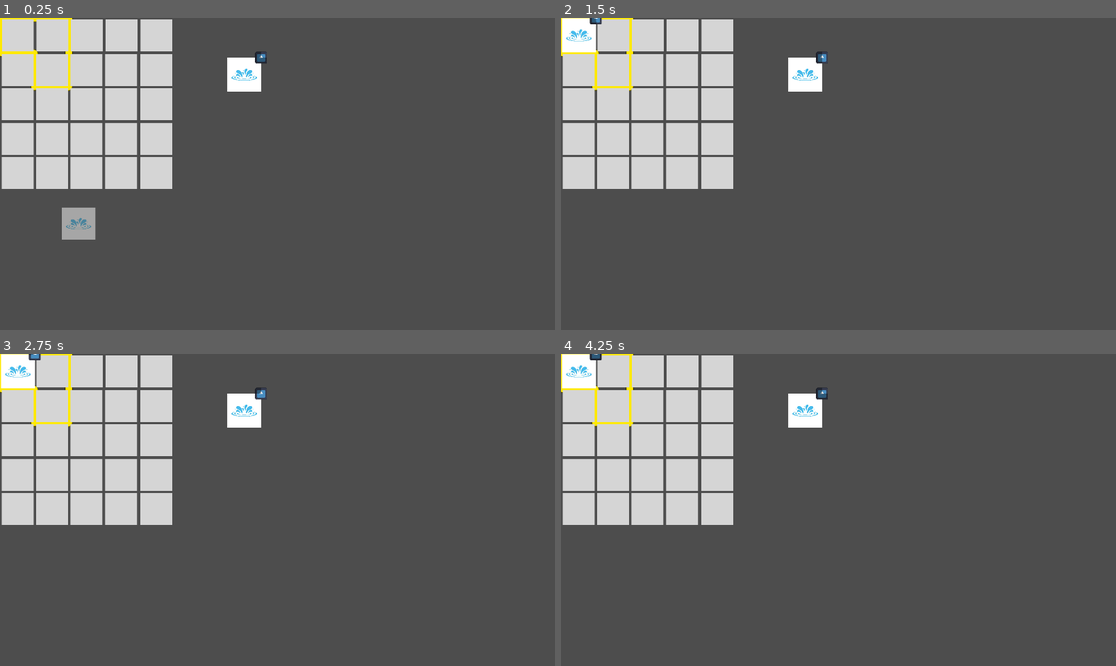
Above: before the commit, frames 1-4 (two rows, left to right).
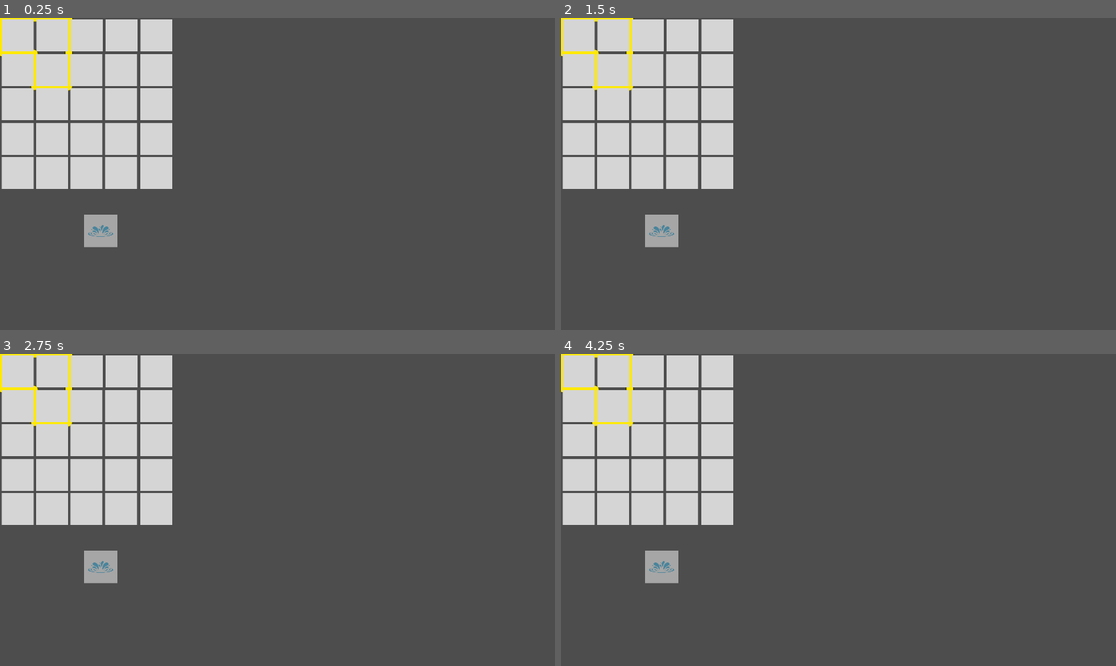
Above: after the commit, the same moments.

Repository: TenningYaya/The-King-is-died
Game: Godot game, scene res://Scene/Game.tscn
Two runs of this game, one before a commit and one after it. Both use one fixed random seed, a clock stepped at 60 frames per second and the inputs below. The engine's default icon, where the game draws it, is replaced by a stand-in: a white triangle on a blue panel in a dark square.
Inputs (mouse positions are in pixels of both pictures, inside the frame that each line leads up to):
- Up to frame 1 (0.25 s): no input
- Up to frame 2 (1.5 s): tap Enter at 0.5 s; drag from (638, 223) to (577, 36) at 0.52 s; drag from (727, 189) to (577, 36) at 1.27 s
- Up to frame 3 (2.75 s): tap Space at 2 s; move the mouse to (333, 441) at 2.02 s; hold Right mouse button (rotate_gaze) from 2.03 s (still down); click (333, 441) at 2.17 s; tap Shift at 2.3 s
- Up to frame 4 (4.25 s): release Right mouse button (rotate_gaze) at 2.75 s; drag from (810, 572) to (610, 372) at 2.77 s; tap Enter at 3.5 s; move the mouse to (1005, 556) at 3.52 s; hold Shift from 3.53 s (still down); click (1005, 556) at 3.67 s

The runs differ from the first frame. In frame 1, 1.7% of the frame differs, in the area x 11-49%, y 10-74%; in frame 2, 2.1%; in frame 3, 2.0%; in frame 4, 2.1%, in the area x 0-49%, y 0-74%.

Commit message:
Current Gaze version

Diff:
--- a/Scene/Game.tscn
+++ b/Scene/Game.tscn
@@ -1,14 +1,13 @@
 [gd_scene format=3 uid="uid://d3ylqyij3fkit"]
 
 [ext_resource type="PackedScene" uid="uid://jfqlwaedgf0u" path="res://Scene/Gaze.tscn" id="1_5kiuu"]
-[ext_resource type="Texture2D" uid="uid://b8veoqh66lpuw" path="res://temp.png" id="1_dbls1"]
 [ext_resource type="PackedScene" uid="uid://c4cb7fh3c203h" path="res://Scene/tile.tscn" id="2_mopgc"]
 [ext_resource type="PackedScene" uid="uid://cbxiq5h01n5uc" path="res://Scene/buildings/blueprint.tscn" id="5_3xgnh"]
-[ext_resource type="PackedScene" uid="uid://cs7473lfyhaex" path="res://Scene/buildings/producer/elixir_spring.tscn" id="5_ivtx6"]
+[ext_resource type="Script" uid="uid://bx385egptpnpx" path="res://scripts/level/level_resource_manager.gd" id="6_3xgnh"]
 
 [node name="Game" type="Node2D" unique_id=1503047627]
 
-[node name="Gaze" parent="." unique_id=511512720 instance=ExtResource("1_5kiuu")]
+[node name="Gaze" parent="." unique_id=511512720 groups=["gaze_controller"] instance=ExtResource("1_5kiuu")]
 position = Vector2(123, 79)
 
 [node name="CollisionSets" type="Node2D" parent="." unique_id=1721479888]
@@ -102,13 +101,9 @@
 [node name="Tile5" parent="CollisionSets/CollisionSetsHorizontal5" unique_id=180275249 groups=["slots"] instance=ExtResource("2_mopgc")]
 position = Vector2(541, 60)
 
-[node name="temp" type="Sprite2D" parent="." unique_id=1305795195]
-visible = false
-position = Vector2(300, 300)
-texture = ExtResource("1_dbls1")
-
-[node name="ElixirSpring" parent="." unique_id=270404273 instance=ExtResource("5_ivtx6")]
-position = Vector2(845, 196)
+[node name="LevelResourceManager" type="Node" parent="." unique_id=1377458719 groups=["level_manager"]]
+script = ExtResource("6_3xgnh")
+metadata/_custom_type_script = "uid://bx385egptpnpx"
 
 [node name="Blueprint" parent="." unique_id=1064392020 instance=ExtResource("5_3xgnh")]
-position = Vector2(272, 714)
+position = Vector2(348, 739)
--- a/Scene/buildings/producer/elixir_spring.tscn
+++ b/Scene/buildings/producer/elixir_spring.tscn
@@ -6,15 +6,13 @@
 [ext_resource type="Texture2D" uid="uid://1oh6ldhxsl27" path="res://icon.svg" id="3_4xp6y"]
 
 [sub_resource type="RectangleShape2D" id="RectangleShape2D_dvdb5"]
-size = Vector2(24, 20)
+size = Vector2(116, 117)
 
 [node name="ElixirSpring" type="Area2D" unique_id=270404273]
+collision_layer = 4
+collision_mask = 2
 script = ExtResource("1_x0iil")
 data = ExtResource("2_4xp6y")
-
-[node name="CollisionShape2D" type="CollisionShape2D" parent="." unique_id=262455899]
-position = Vector2(2, 0)
-shape = SubResource("RectangleShape2D_dvdb5")
 
 [node name="Sprite2D" type="Sprite2D" parent="." unique_id=163179081]
 scale = Vector2(0.12, 0.12)
@@ -37,3 +35,7 @@
 texture_under = ExtResource("3_4xp6y")
 texture_progress = ExtResource("3_4xp6y")
 tint_under = Color(0.63539076, 0.63539076, 0.6353907, 1)
+
+[node name="CollisionShape2D" type="CollisionShape2D" parent="." unique_id=262455899]
+position = Vector2(0, 0.5)
+shape = SubResource("RectangleShape2D_dvdb5")
--- a/Scene/tile.tscn
+++ b/Scene/tile.tscn
@@ -6,6 +6,7 @@
 [node name="Tile" type="Area2D" unique_id=837481126]
 collision_layer = 2
 collision_mask = 0
+input_pickable = false
 
 [node name="CollisionShape2D" type="CollisionShape2D" parent="." unique_id=663506127]
 shape = SubResource("RectangleShape2D_u3axt")
@@ -15,4 +16,5 @@
 offset_top = -55.0
 offset_right = 55.0
 offset_bottom = 55.0
+mouse_filter = 2
 color = Color(0.83632696, 0.83632696, 0.83632696, 1)
--- a/Scene/tiles.tscn
+++ b/Scene/tiles.tscn
@@ -61,6 +61,7 @@
 sources/0 = SubResource("TileSetAtlasSource_vx4y2")
 
 [node name="Tile" type="Node2D" unique_id=866672260]
+metadata/is_occupied = false
 
 [node name="TileMapLayer" type="TileMapLayer" parent="." unique_id=865548359]
 tile_map_data = PackedByteArray("AAAAAAAAAAAAAAAAAAABAAAAAAAAAAAAAAACAAAAAAAAAAAAAAADAAAAAAAAAAAAAAAEAAAAAAAAAAAAAAAEAA …(320 unchanged characters)…
--- /dev/null
+++ b/resources/herb_garden.tres
@@ -0,0 +1,13 @@
+[gd_resource type="Resource" script_class="BuildingData" format=3 uid="uid://c8cu8kdl0hchx"]
+
+[ext_resource type="Texture2D" uid="uid://dgcnn1mulc0ai" path="res://art_assets/buildings/herb_garden.png" id="1_j82hb"]
+[ext_resource type="Script" uid="uid://dai8darcd7q2w" path="res://scripts/buildings/building_data.gd" id="1_nyxeu"]
+
+[resource]
+script = ExtResource("1_nyxeu")
+icon = ExtResource("1_j82hb")
+building_name = "HerbGarden"
+product_type = "herb"
+production_time = 1.0
+max_production = 500
+metadata/_custom_type_script = "uid://dai8darcd7q2w"
--- /dev/null
+++ b/resources/mystic_iron_ore.tres
@@ -0,0 +1,11 @@
+[gd_resource type="Resource" script_class="BuildingData" format=3 uid="uid://gk1itjr45wc1"]
+
+[ext_resource type="Texture2D" uid="uid://drygoq6ig2tky" path="res://art_assets/buildings/spirit_vein.jpg" id="1_pqf0l"]
+[ext_resource type="Script" uid="uid://dai8darcd7q2w" path="res://scripts/buildings/building_data.gd" id="1_u7yqm"]
+
+[resource]
+script = ExtResource("1_u7yqm")
+icon = ExtResource("1_pqf0l")
+building_name = "MysticIronOre"
+product_type = "mystic_iron"
+metadata/_custom_type_script = "uid://dai8darcd7q2w"
--- /dev/null
+++ b/resources/spirit_vein.tres
@@ -0,0 +1,12 @@
+[gd_resource type="Resource" script_class="BuildingData" format=3 uid="uid://bdwax5naqrhwu"]
+
+[ext_resource type="Script" uid="uid://dai8darcd7q2w" path="res://scripts/buildings/building_data.gd" id="1_cyop6"]
+[ext_resource type="Texture2D" uid="uid://dqxw76lik1krk" path="res://art_assets/buildings/mystic_iron_ore.jpg" id="1_qcxbg"]
+
+[resource]
+script = ExtResource("1_cyop6")
+icon = ExtResource("1_qcxbg")
+building_name = "SpiritVein"
+production_time = 1.0
+max_production = 500
+metadata/_custom_type_script = "uid://dai8darcd7q2w"
--- a/scripts/Gaze/gaze.gd
+++ b/scripts/Gaze/gaze.gd
@@ -212,3 +212,17 @@
 		push_error("Gaze texture not found: " + path)
 		return
 	sprite.texture = tex
+
+## 建筑调用此函数：输入建筑的 global_position，返回是否被覆盖
+func is_position_covered(global_pos: Vector2) -> bool:
+	# 1. 转为 Gaze 节点的局部坐标
+	var local_pos = to_local(global_pos)
+	# 2. 偏移 half_size 得到从左上角 (0,0) 开始的坐标（同 mouse_inside_gaze 逻辑）
+	var offset_pos = local_pos + get_pixel_size() * 0.5
+
+	# 3. 换算成格子索引
+	var gx = int(floor(offset_pos.x / grid_size))
+	var gy = int(floor(offset_pos.y / grid_size))
+
+	# 4. 检查是否在有效形状数组内
+	return Vector2i(gx, gy) in gaze
--- a/scripts/buildings/building.gd
+++ b/scripts/buildings/building.gd
@@ -6,24 +6,102 @@
 
 var current_progress: float = 0.0
 var is_active: bool = true
+var penalty_timer: float = 0.0
+var is_under_penalty: bool = false
+
+var is_moving: bool = false
+var original_pos: Vector2
 
 @onready var progress_pie = $UIContainer/ProgressBar
 
 func _process(delta):
 	if not is_active or data == null:
 		return
-	_tick_production(delta)
+
+	if is_moving:
+		# 状态 1：正在挪动中
+		global_position = get_global_mouse_position()
+		# 挪动时如s果按住 Shift 的逻辑通常由 _input 触发开始，这里负责跟随
+	else:
+		# 状态 2：正常状态（可能包含惩罚期）
+		_update_penalty_timer(delta) # 更新惩罚倒计时
+		_tick_production(delta)      # 处理生产/进度逻辑
+
+func _update_penalty_timer(delta):
+	if is_under_penalty:
+		penalty_timer -= delta
+		if penalty_timer <= 0:
+			is_under_penalty = false
+			print("[%s] 效率恢复正常" % data.building_name)
 
 # 共有机制：进度条旋转
 func _tick_production(delta):
-	current_progress += delta / data.production_time
-	if progress_pie:
-		progress_pie.value = current_progress * 100
+	var gaze_node = get_tree().get_first_node_in_group("gaze_controller")
+	var is_covered = false
+	if gaze_node:
+		is_covered = gaze_node.is_position_covered(global_position)
 
-	if current_progress >= 1.0:
-		current_progress = 0.0
-		_on_cycle_complete() # 钩子函数
+	if is_covered:
+		var multiplier = data.move_penalty_multiplier if is_under_penalty else 1.0
+		current_progress += (delta * multiplier) / data.production_time
 
-# 虚函数：留给子类实现
+		if progress_pie:
+			progress_pie.value = current_progress * 100
+
+		if current_progress >= 1.0:
+			current_progress = 0.0
+			_on_cycle_complete() # 钩子函数
+	else:
+		pass
+
 func _on_cycle_complete():
 	pass
+
+func _input_event(_viewport, event, _shape_idx):
+	if event is InputEventMouseButton:
+		# 只要有点击，无论左键右键、带不带 Shift，都打印
+		print("鼠标点击了建筑：", event.as_text(), " | Shift键状态：", Input.is_key_pressed(KEY_SHIFT))
+
+		if event.button_index == MOUSE_BUTTON_LEFT:
+			if event.pressed and Input.is_key_pressed(KEY_SHIFT):
+				_start_moving()
+			elif not event.pressed and is_moving:
+				_stop_moving()
+
+func _start_moving():
+	is_moving = true
+	original_pos = global_position
+	modulate.a = 0.5 # 变成半透明虚影
+	z_index = 100
+
+func _stop_moving():
+	is_moving = false
+	modulate.a = 1.0
+	z_index = 0
+
+	# 检查是否有新地块（利用你之前蓝图里相同的 Group 逻辑）
+	var areas = get_overlapping_areas()
+	var target_slot = null
+	for a in areas:
+		if a.is_in_group("slots"):
+			target_slot = a
+			break
+
+	if target_slot:
+		global_position = target_slot.global_position
+		_on_moved_to_new_slot() # 触发降速惩罚逻辑
+	else:
+		global_position = original_pos # 挪动失败回位
+
+func _on_moved_to_new_slot():
+	if data:
+		# 时间 = 生产周期 * 惩罚因子
+		penalty_timer = data.production_time * data.move_penalty_duration_factor
+		is_under_penalty = true
+		print("[%s] 搬迁完成，当前生产效率：%d%%" % [data.building_name, data.move_penalty_multiplier * 100])
+
+## 获取当前环境下的生产速度修正值
+func get_current_speed_multiplier() -> float:
+	if is_under_penalty:
+		return data.move_penalty_multiplier
+	return 1.0
--- a/scripts/buildings/building_data.gd
+++ b/scripts/buildings/building_data.gd
@@ -16,3 +16,7 @@
 @export var amount_per_cycle: int = 1
 @export var production_time: float = 2.0
 @export var max_production: int = 100
+
+@export_group("搬迁惩罚配置")
+@export var move_penalty_multiplier: float = 0.5
+@export var move_penalty_duration_factor: float = 2.0
--- a/scripts/buildings/producer/elixir_spring.gd
+++ b/scripts/buildings/producer/elixir_spring.gd
@@ -4,4 +4,4 @@
 
 func _on_cycle_complete():
 	super._on_cycle_complete() # 先执行父类的产出逻辑
-	# 在这里可以添加麦田特有的表现，比如播放音效
+	# 在这里可以添加麦田特有的表现，比如播放音
--- a/scripts/buildings/producer_building.gd
+++ b/scripts/buildings/producer_building.gd
@@ -6,7 +6,14 @@
 
 func _on_cycle_complete():
 	total_produced += data.amount_per_cycle
-	print("[%s] 产出了资源! 总量: %d/%d" % [data.building_name, total_produced, data.max_production])
+
+	var manager = get_tree().get_first_node_in_group("level_manager")
+	if manager:
+		# 调用管理器的 add_resource 方法
+		# data.product_type 应该是在 BuildingData 资源里定义的字符串（如 "Resource_1"）
+		manager.add_resource(data.product_type, data.amount_per_cycle)
+	else:
+		push_error("错误：场景中找不到带有 'level_manager' 分组的节点！")
 
 	# 核心逻辑：达到上限销毁
 	if data.max_production > 0:
--- /dev/null
+++ b/scripts/level/level_resource_manager.gd
@@ -0,0 +1,37 @@
+extends Node
+class_name LevelResourceManager
+
+# 定义信号，用于通知 UI 刷新（例如局内的资源栏）
+signal level_resource_changed(resource_id: String, new_amount: int)
+
+# 局内基础资源池
+# 每次关卡加载时，这个脚本实例被创建，字典会自动初始化为以下数值
+var current_resources = {
+	"elixir": 0,
+	"herb": 0,
+	"aether_crystal": 0,
+	"mystic_iron": 0,
+	"spirit_stone": 0,
+	"q_coin": 0
+}
+
+# 增加资源（由建筑实体调用）
+func add_resource(id: String, amount: int):
+	if current_resources.has(id):
+		current_resources[id] += amount
+		level_resource_changed.emit(id, current_resources[id])
+		print("局内资源更新 | ", id, ": ", current_resources[id])
+	else:
+		push_warning("尝试增加未定义的局内资源: " + id)
+
+# 消耗资源（用于局内建造或升级，返回是否成功）
+func consume_resource(id: String, amount: int) -> bool:
+	if current_resources.has(id) and current_resources[id] >= amount:
+		current_resources[id] -= amount
+		level_resource_changed.emit(id, current_resources[id])
+		return true
+	return false
+
+# 获取特定资源当前数量
+func get_amount(id: String) -> int:
+	return current_resources.get(id, 0)
Not shown, added: art_assets/buildings/herb_garden.png.import
Binary file added: art_assets/buildings/mystic_iron_ore.jpg
Not shown, added: art_assets/buildings/mystic_iron_ore.jpg.import
Binary file added: art_assets/buildings/spirit_vein.jpg
Not shown, added: art_assets/buildings/spirit_vein.jpg.import
Not shown, added: scripts/level/level_resource_manager.gd.uid
